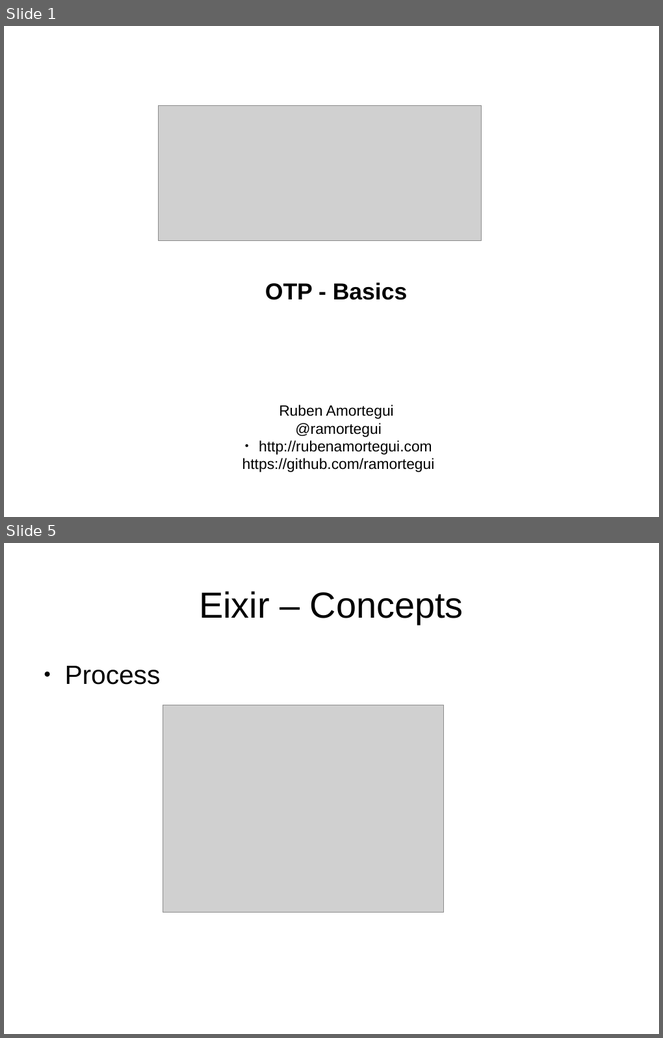
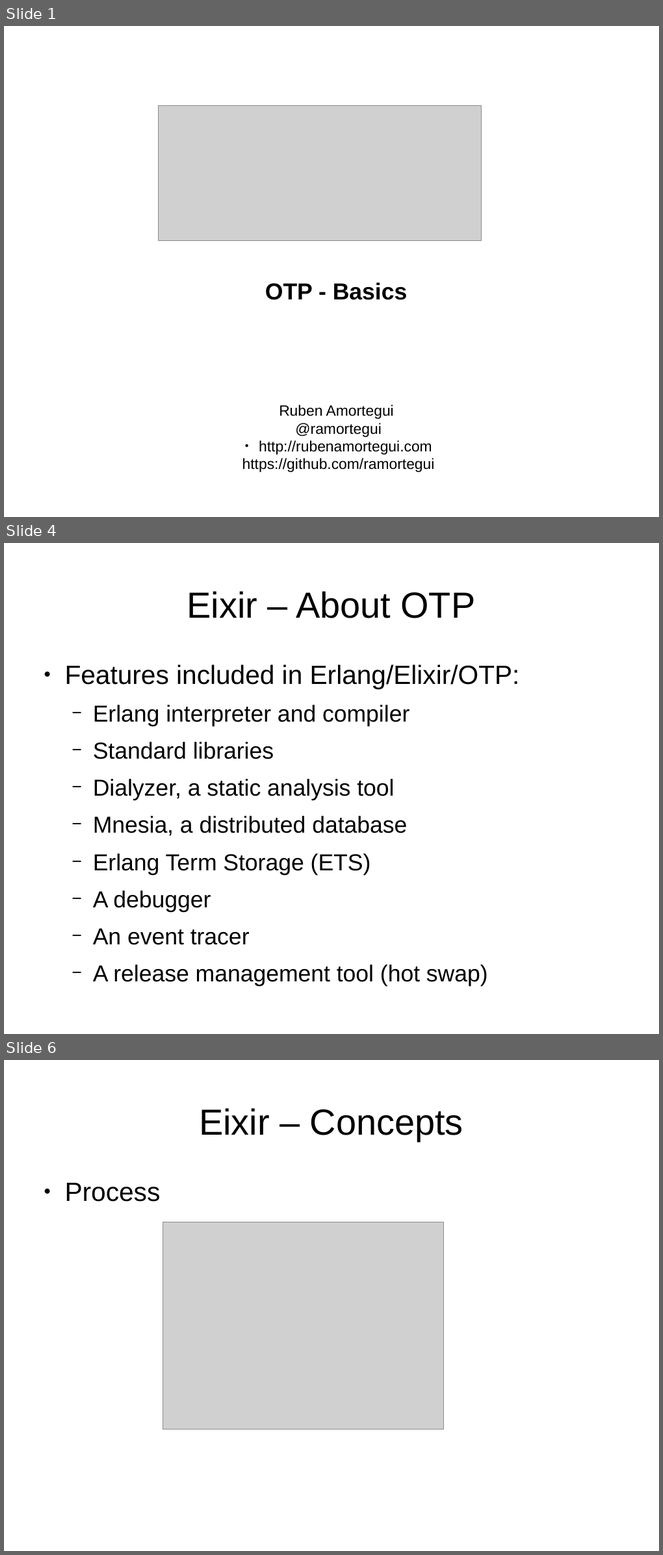
Before and after one commit to ramortegui/talks, a slide deck: elixir-otp-basics.odp. Shown one above the other, each under a label of ours: slides 1 and 5 before the commit, slides 1, 4 and 6 after it; the slides between them are not shown. The pictures are 663x1038 and 663x1555 pixels, drawn with LibreOffice and Linux fonts; fonts in the diff are those of the drawing; grey boxes stand for pictures. Boxes give left, top, right and bottom in pixels: in the first picture for what was removed or moved away, otherwise in the second. Text is boxed around its words. In the diff, an @@ line names an element or a change of style, - is before the commit and + after.

Commit message:
Add elixir-otp sample code, and update the presentation.

```diff
--- a/elixir-otp-basics.odp
+++ b/elixir-otp-basics.odp
@@ slide 4 added at [4,543,659,1034], background #FFFFFF @@
@@ title added at [187,591,476,618], 44 pt, text #000000 @@
+Eixir – About OTP
@@ text added at [65,665,520,986], 28 pt, text #000000 @@
+● Features included in Erlang/Elixir/OTP:
+  − Erlang interpreter and compiler
+  − Standard libraries
+  − Dialyzer, a static analysis tool
+  − Mnesia, a distributed database
+  − Erlang Term Storage (ETS)
+  − A debugger
+  − An event tracer
+  − A release management tool (hot swap)
@@ what was slide 5 is now slide 6 @@
```
Also in this commit, not shown: 6 slides changed, 1 other slide added, 1 slide removed, 53 other files.
